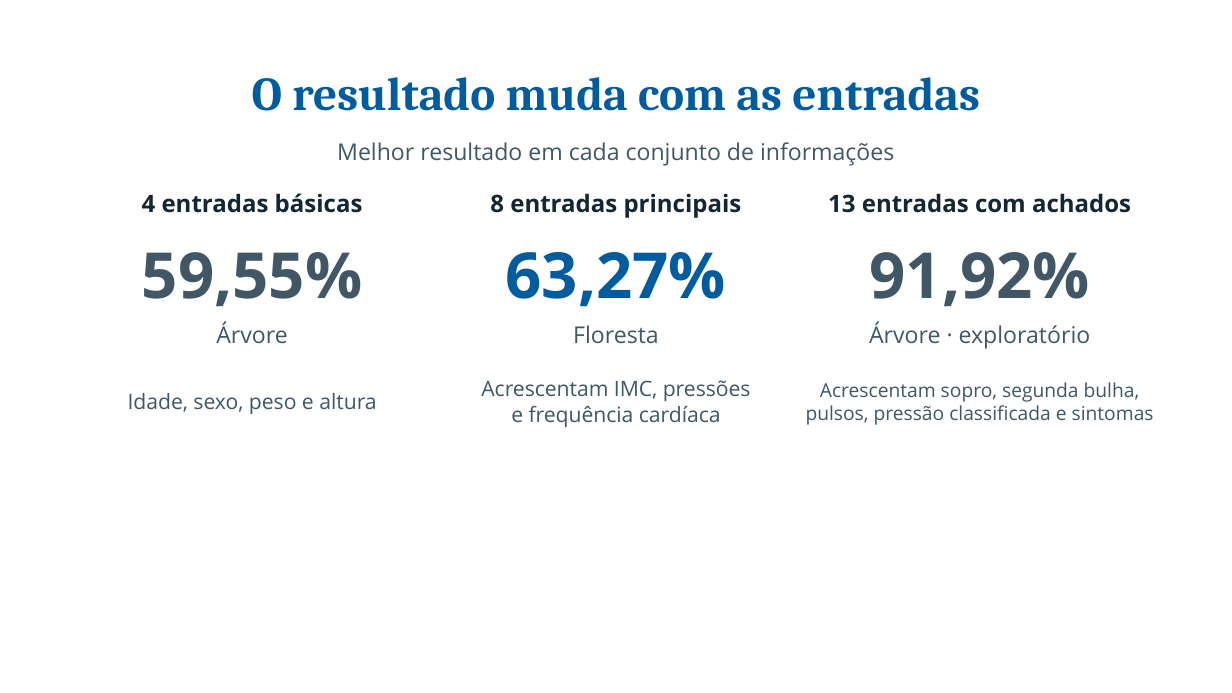
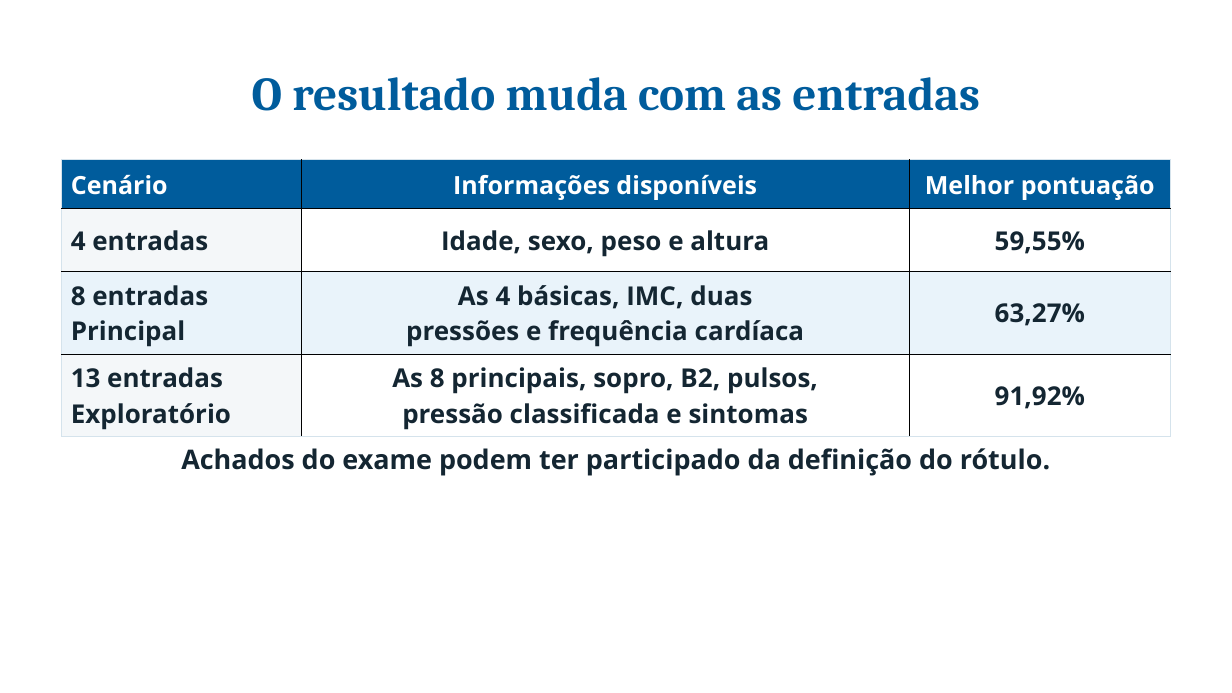
Before and after one commit to pedroafm06/Data-Mining, a slide deck: slide 14 of presentation/a2_inf/output/Apresentacao_A2_INF.pptx (slide 13 before the commit). Drawn at 1232x693 pixels with LibreOffice and Linux fonts; fonts in the diff are those of the drawing; background and template pictures are left out. Boxes give left, top, right and bottom in pixels: in the first picture for what was removed or moved away, otherwise in the second. Text is boxed around its words. In the diff, an @@ line names an element or a change of style, - is before the commit and + after.

```diff
--- a/presentation/a2_inf/output/Apresentacao_A2_INF.pptx
+++ b/presentation/a2_inf/output/Apresentacao_A2_INF.pptx
@@ text removed at box(337, 142, 894, 166) @@
-Melhor resultado em cada conjunto de informações
@@ table added at box(62, 160, 1170, 437), 4 rows, 3 columns @@
+Cenário | Informações disponíveis | Melhor pontuação
+4 entradas | Idade, sexo, peso e altura | 59,55%
+8 entradas / Principal | As 4 básicas, IMC, duas / pressões e frequência cardíaca | 63,27%
+13 entradas / Exploratório | As 8 principais, sopro, B2, pulsos, / pressão classificada e sintomas | 91,92%
@@ text removed at box(142, 193, 363, 213) @@
-4 entradas básicas
@@ text removed at box(490, 193, 742, 218) @@
-8 entradas principais
@@ text removed at box(828, 193, 1131, 213) @@
-13 entradas com achados
@@ text removed at box(142, 252, 362, 306) @@
-59,55%
@@ text removed at box(506, 252, 726, 307) @@
-63,27%
@@ text removed at box(870, 252, 1090, 306) @@
-91,92%
@@ text removed at box(216, 322, 287, 343) @@
-Árvore
@@ text removed at box(573, 325, 659, 343) @@
-Floresta
@@ text removed at box(869, 322, 1091, 349) @@
-Árvore · exploratório
@@ text removed at box(481, 380, 751, 427) @@
-Acrescentam IMC, pressões
-e frequência cardíaca
@@ text removed at box(806, 382, 1154, 425) @@
-Acrescentam sopro, segunda bulha,
-pulsos, pressão classificada e sintomas
@@ text removed at box(128, 393, 376, 414) @@
-Idade, sexo, peso e altura
@@ text added at box(181, 448, 1050, 476), 21 pt, text #142632, bold @@
+Achados do exame podem ter participado da definição do rótulo.
```
Also in this commit, not shown: 6 other slides changed, 9 slides added, 9 slides removed, 25 other files.
